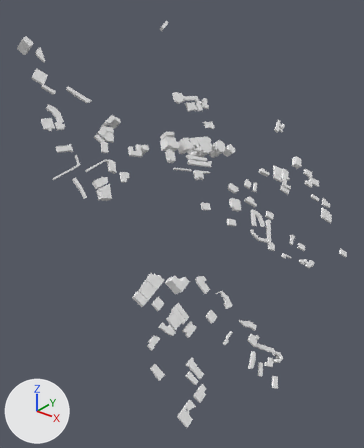
The glTF model foss4g-2025/public/premade-output/tileset/buildings/data/RC00.glb: old version first, new version second.
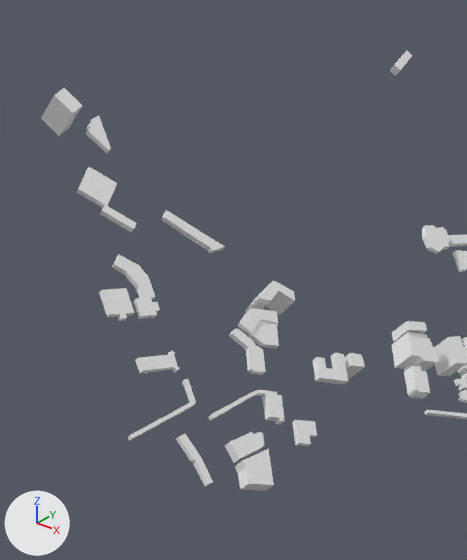
Each version is shown whole from a 50 mm lens placed at (-5087112.0, 465845.0, -3804332.0), pointed at (-5088050.0, 467018.0, -3805059.0), then close up on the part from 0% to 52% of the width and 0% to 51% of the height. Lighting does not change. The marker at lower left points along +X, +Y and +Z. Where no turn or scale is listed for an object, it has been applied to the vertices. Vertices at the same position are counted once.

Names of what the first close-up shows: 'node'.
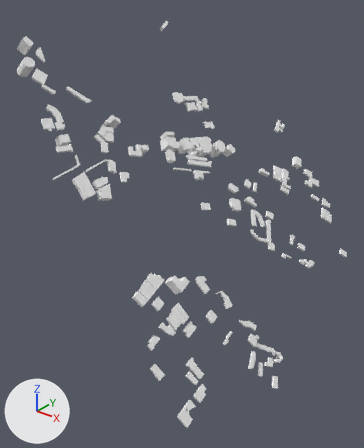
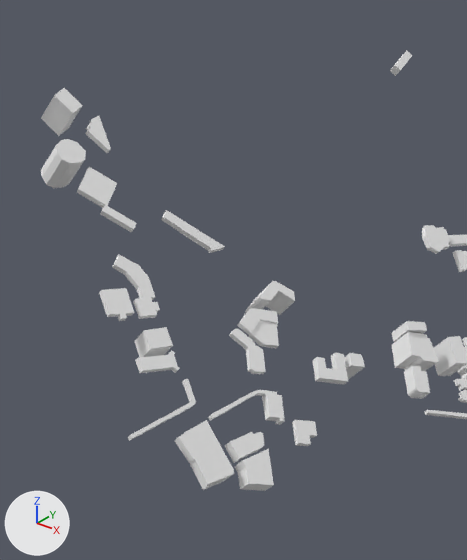
Pixel boxes (x1, y1, x2, y2) of what changed, in the close-ups (467 x 560 px):
part 1 of me_mesh_0, added
    after: (41, 139, 86, 188)
part 2 of me_mesh_0, added
    after: (134, 327, 173, 358)
part 3 of me_mesh_0, built on
    before: (181, 434, 213, 484)
    after: (175, 420, 234, 490)

Patch to the scene script:
```diff
--- a/foss4g-2025/public/premade-output/tileset/buildings/data/RC00.glb.py
+++ b/foss4g-2025/public/premade-output/tileset/buildings/data/RC00.glb.py
@@ me_mesh_0 @@
 # used by ob_node; location = (-5088011.0, 467110.0, -3804971.0)
-me_mesh_0.from_pydata(...)  # 2302 vertices, 4223 faces; spans x -419.0..409.0, y -489.0..488.0, z -478.0..511.0
+me_mesh_0.from_pydata(...)  # 2351 vertices, 4311 faces; spans x -419.0..409.0, y -489.0..488.0, z -478.0..511.0
+# me_mesh_0 part 1: a new loose piece of 20 vertices spanning x -391.0..-330.0, y -410.0..-372.0, z 389.0..446.0, in mat_color_material
+# me_mesh_0 part 2: a new loose piece of 14 vertices spanning x -246.0..-204.0, y -413.0..-378.0, z 212.0..250.0, in mat_color_material
+# me_mesh_0 part 3
+# 12 faces are deleted
+# 16 vertices are added at x -168.0..-105.0, y -427.0..-390.0, z 83.0..155.0
+# 40 new faces join them
 me_mesh_0.materials.append(mat_color_material)
```
